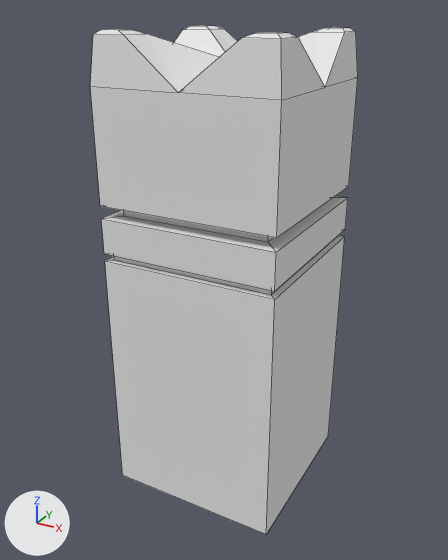
The Blender file Blender_Files/tower_1.blend, before and after one commit.
One viewpoint serves both versions: a 50 mm camera at (3.11, -5.82, 4.41) aimed at (-0.05, -0.07, 1.53). The lights are fixed; the arrows at lower left show +X, +Y and +Z. Mesh edges are drawn as thin lines.
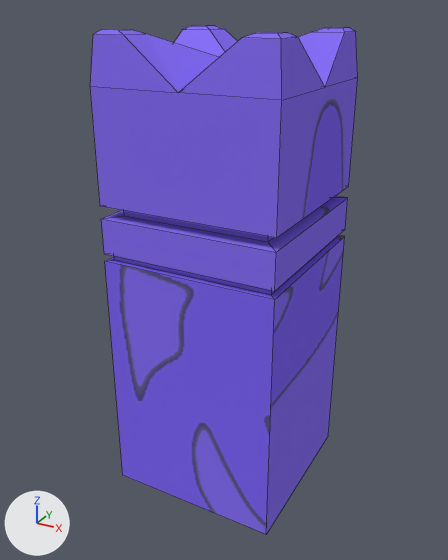
The newer file is also turned or shifted as a whole; pictures and numbers use the older file's frame.

Pixel boxes (x1, y1, x2, y2) of what changed, in the pictures (448 x 560 px):
'Cube', surface changed, recoloured (grey to blue): (90, 25, 358, 534) in both

The change, as a diff of the scene's bpy script:
```diff
--- a/Blender_Files/tower_1.blend.py
+++ b/Blender_Files/tower_1.blend.py
@@ img_material_diffuse_color_000 @@
+img_material_diffuse_color_000 = load_image('Material Diffuse Color.000', 'tower_sample_color.png', 512, 512, 'sRGB')
@@ mat_material_002 @@
+mat_material_002 = bpy.data.materials.new('Material.002')
+# uses the picture img_material_diffuse_color_000
@@ me_cube @@
 me_cube.from_pydata(...)  # 77 vertices, 73 faces; spans x -1.0..1.0, y -1.0..1.0, z -1.0..4.21
 # used by ob_cube; location = (0.0, 0.0, 0.0)
+# me_cube part 1: texture (UV) coordinates changed
 me_cube.materials.append(mat_material)
@@ ob_cube @@
 ob_cube.location = (0.0, 0.0, 0.0)
+ob_cube.material_slots[0].link = 'OBJECT'; ob_cube.material_slots[0].material = mat_material_002
```
